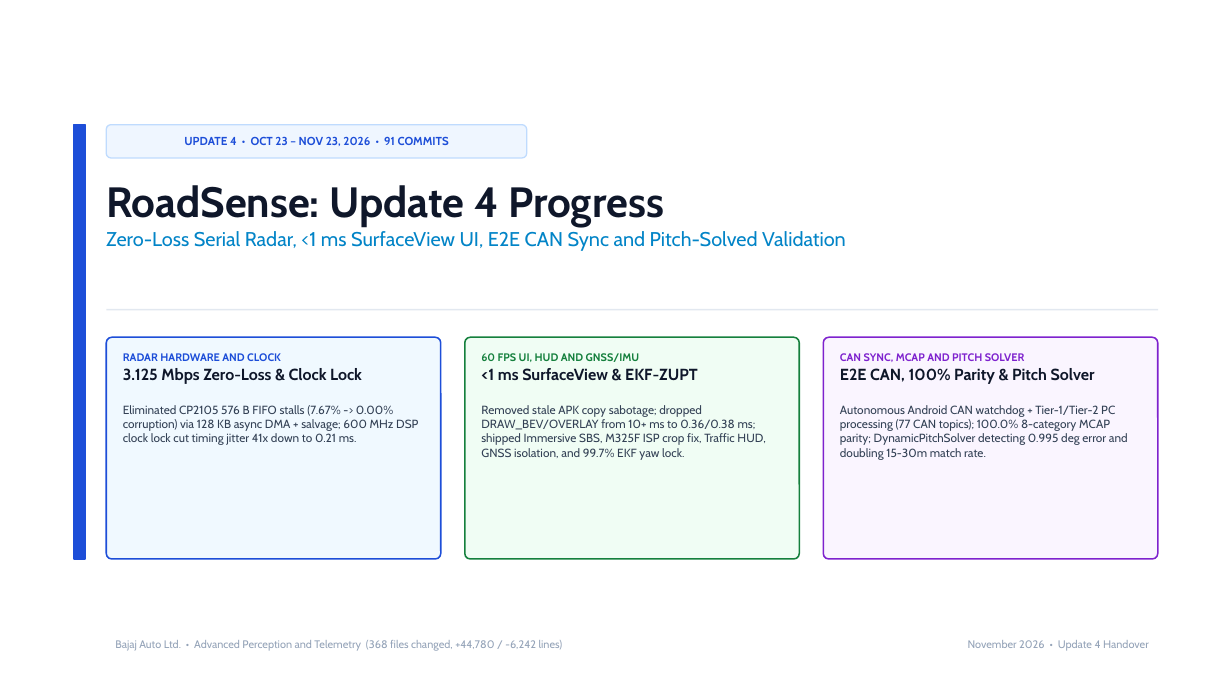
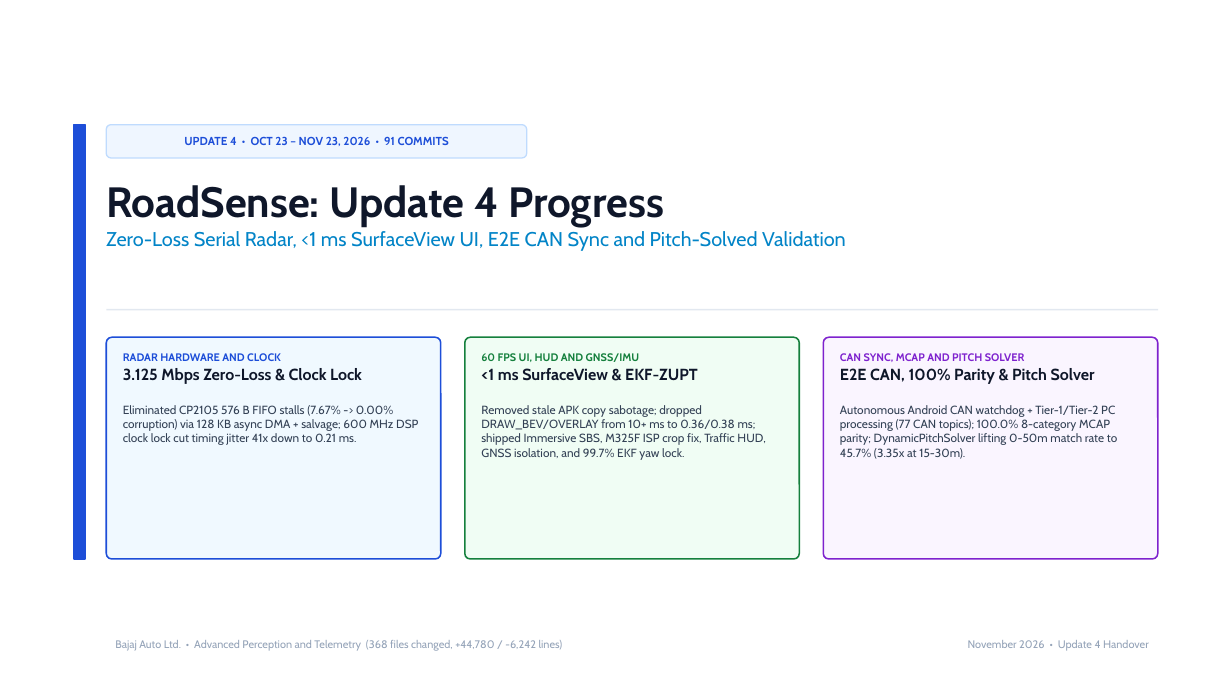
Before and after one commit to kadurushil/RoadSense_logger, a slide deck: slide 1 of intel/presentations/decks/RoadSense_Update4_Executive_Progress.pptx. Drawn at 1232x693 pixels with LibreOffice and Linux fonts; fonts in the diff are those of the drawing. Boxes give left, top, right and bottom in pixels: in the first picture for what was removed or moved away, otherwise in the second. Text is boxed around its words. In the diff, an @@ line names an element or a change of style, - is before the commit and + after.

```diff
--- a/intel/presentations/decks/RoadSense_Update4_Executive_Progress.pptx
+++ b/intel/presentations/decks/RoadSense_Update4_Executive_Progress.pptx
@@ text at [840, 353, 1117, 459]: text changed @@
-CAN SYNC, MCAP AND PITCH SOLVER
-E2E CAN, 100% Parity & Pitch Solver
-Autonomous Android CAN watchdog + Tier-1/Tier-2 PC processing (77 CAN topics); 100.0% 8-category MCAP parity; DynamicPitchSolver detecting 0.995 deg error and doubling 15-30m match rate.
+CAN SYNC, MCAP AND PITCH SOLVER
+E2E CAN, 100% Parity & Pitch Solver
+Autonomous Android CAN watchdog + Tier-1/Tier-2 PC processing (77 CAN topics); 100.0% 8-category MCAP parity; DynamicPitchSolver lifting 0-50m match rate to 45.7% (3.35x at 15-30m).
```
Also in this commit, not shown: 4 other slides changed, 2 other files.
